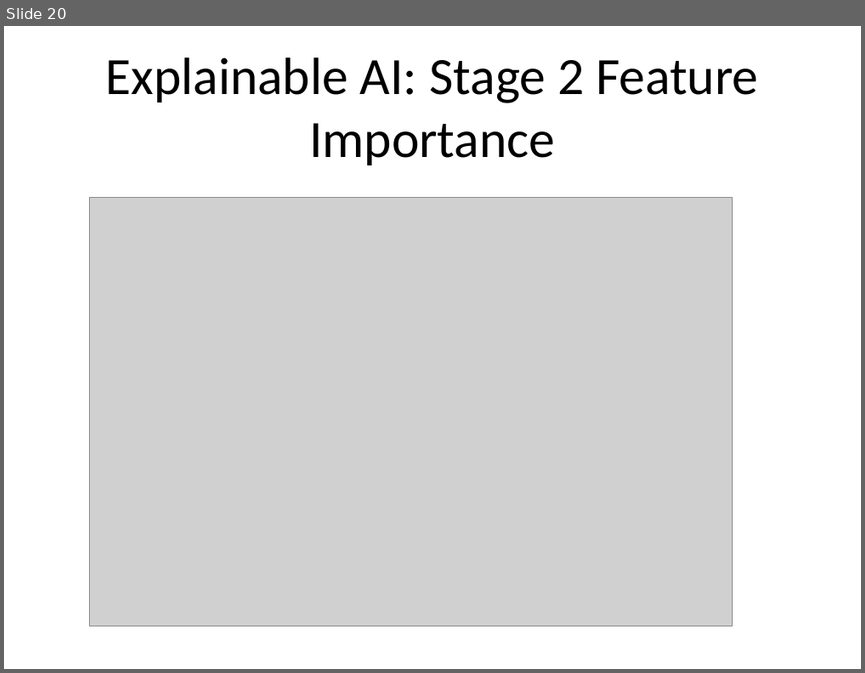
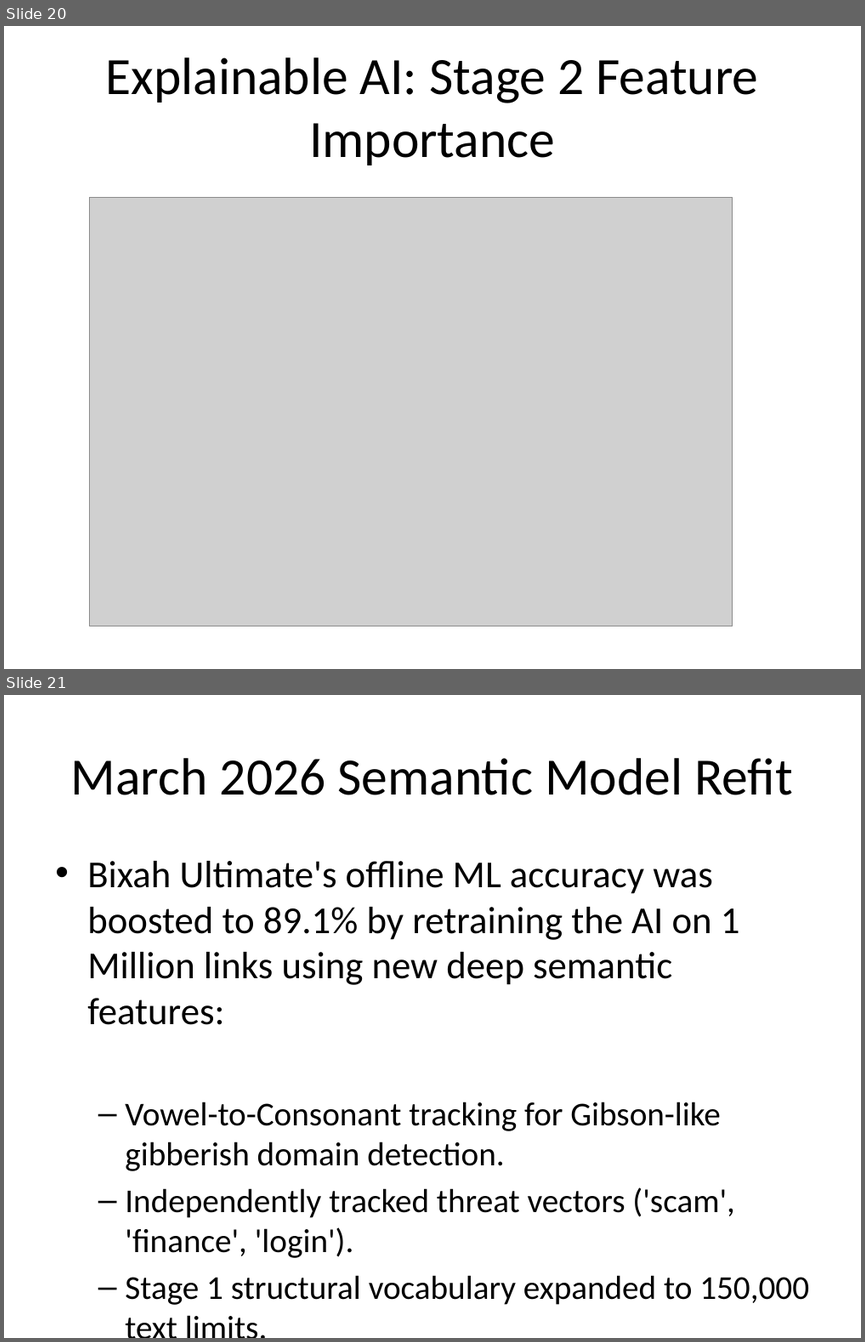
Before and after one commit to SaifAl-Sabaneh/Sentinurl-Phishing-Detector, a slide deck: Bixah Ultimate Final Presentation.pptx. Shown one above the other, each under a label of ours: slide 20 before the commit, slides 20 and 21 after it. The pictures are 865x673 and 865x1342 pixels, drawn with LibreOffice and Linux fonts; fonts in the diff are those of the drawing; grey boxes stand for pictures. Boxes give left, top, right and bottom in pixels: in the first picture for what was removed or moved away, otherwise in the second. Text is boxed around its words. In the diff, an @@ line names an element or a change of style, - is before the commit and + after.

Commit message:
docs: Appended 89.1% ML Accuracy and Stage 2 Semantic upgrade specifications to Graduation Project Documents

```diff
--- a/Bixah Ultimate Final Presentation.pptx
+++ b/Bixah Ultimate Final Presentation.pptx
@@ slide 21 added at (x1=4, y1=695, x2=861, y2=1338), background #FFFFFF @@
@@ title added at (x1=71, y1=758, x2=793, y2=795), 44 pt, text #000000 @@
+March 2026 Semantic Model Refit
@@ text added at (x1=87, y1=861, x2=809, y2=1304), 28 pt, text #000000 @@
+• Bixah Ultimate's offline ML accuracy was boosted to 89.1% by retraining the AI on 1 Million links using new deep semantic features:
+  – Vowel-to-Consonant tracking for Gibson-like gibberish domain detection.
+  – Independently tracked threat vectors ('scam', 'finance', 'login').
+  – Stage 1 structural vocabulary expanded to 150,000 text limits.
```
Also in this commit, not shown: 3 other files.
